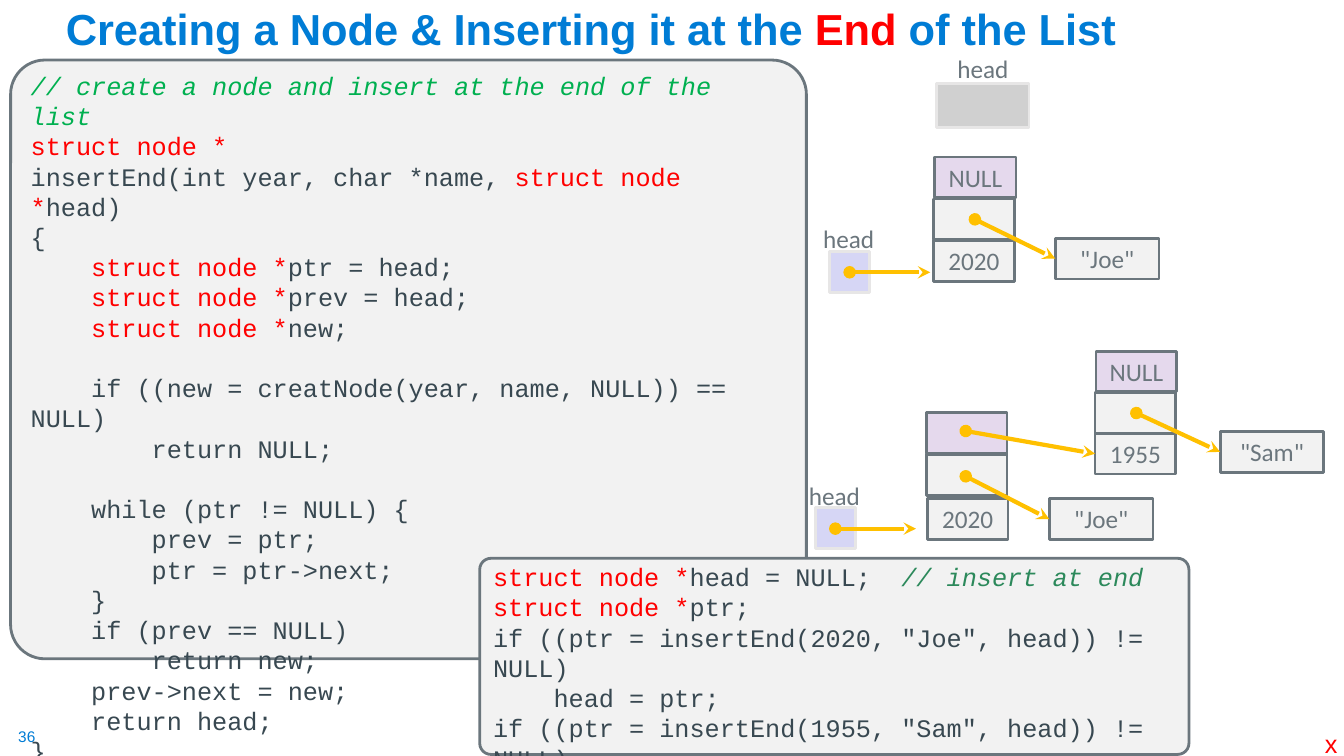
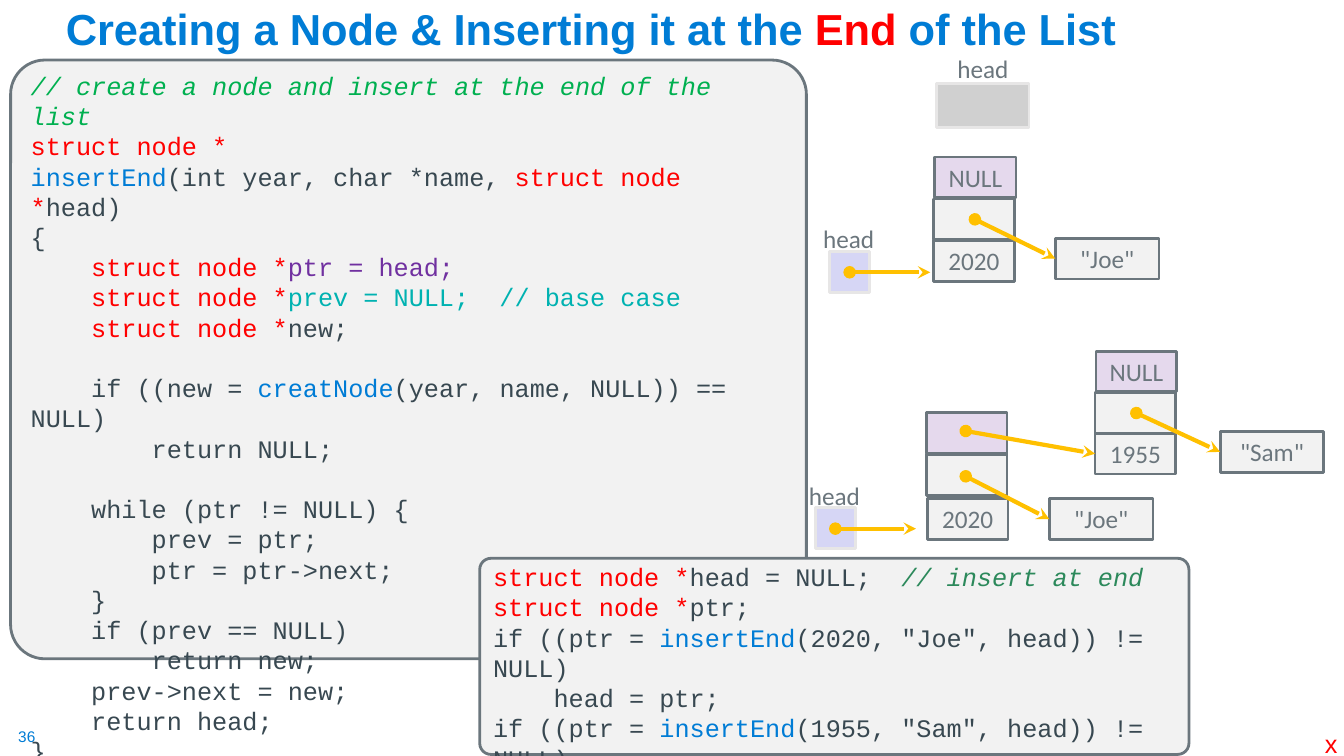
Before and after one commit to cse30-fa22/Muller_CSE30_Lecture_Slides, a slide deck: slide 36 of 05_C_Part4.pptx. Drawn at 1344x756 pixels with LibreOffice and Linux fonts; fonts in the diff are those of the drawing; grey boxes stand for pictures. Boxes give left, top, right and bottom in pixels: in the first picture for what was removed or moved away, otherwise in the second. Text is boxed around its words. In the diff, an @@ line names an element or a change of style, - is before the commit and + after.

```diff
--- a/05_C_Part4.pptx
+++ b/05_C_Part4.pptx
@@ text in rounded rectangle at (31, 167, 681, 433): text colour #384851 to #007CD5 in "insertEnd(int", "creatNode(year,"; text colour #384851 to #7030A0 in "*ptr = head;" @@
@@ text in rounded rectangle at (91, 288, 680, 312): text changed; text colour #FF0000 to #00B2B1 @@
-struct node *prev = head;
+struct node *prev = NULL; // base case
@@ text in rounded rectangle at (493, 628, 1098, 743): text colour #384851 to #007CD5 in "insertEnd(2020,", "insertEnd(1955," @@
```
Also in this commit, not shown: 11 other slides changed, 1 slide removed, 1 other file.
